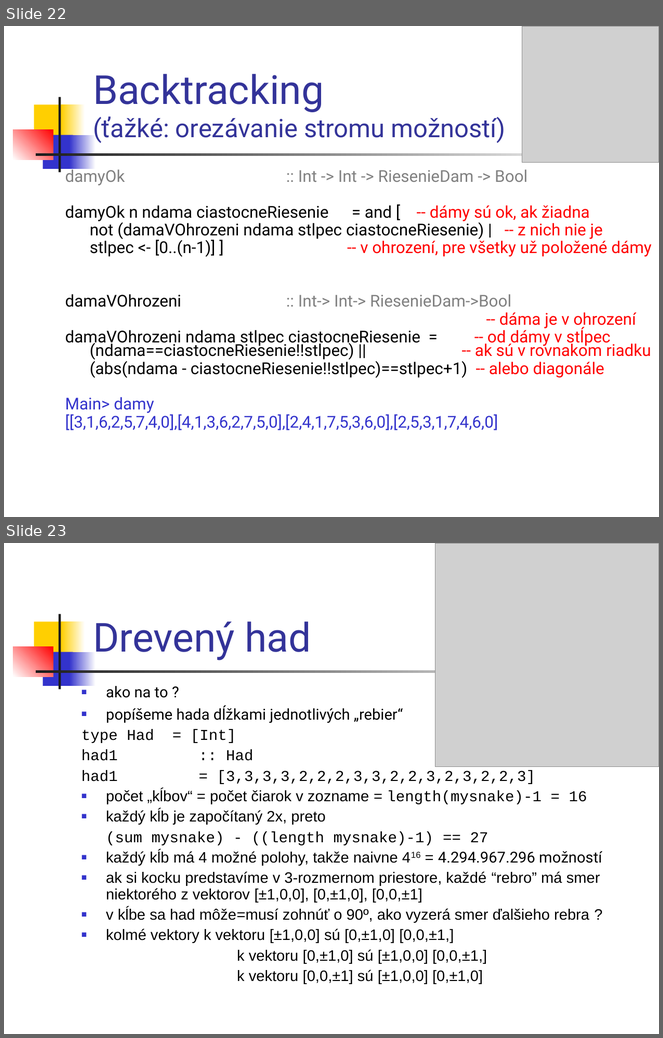
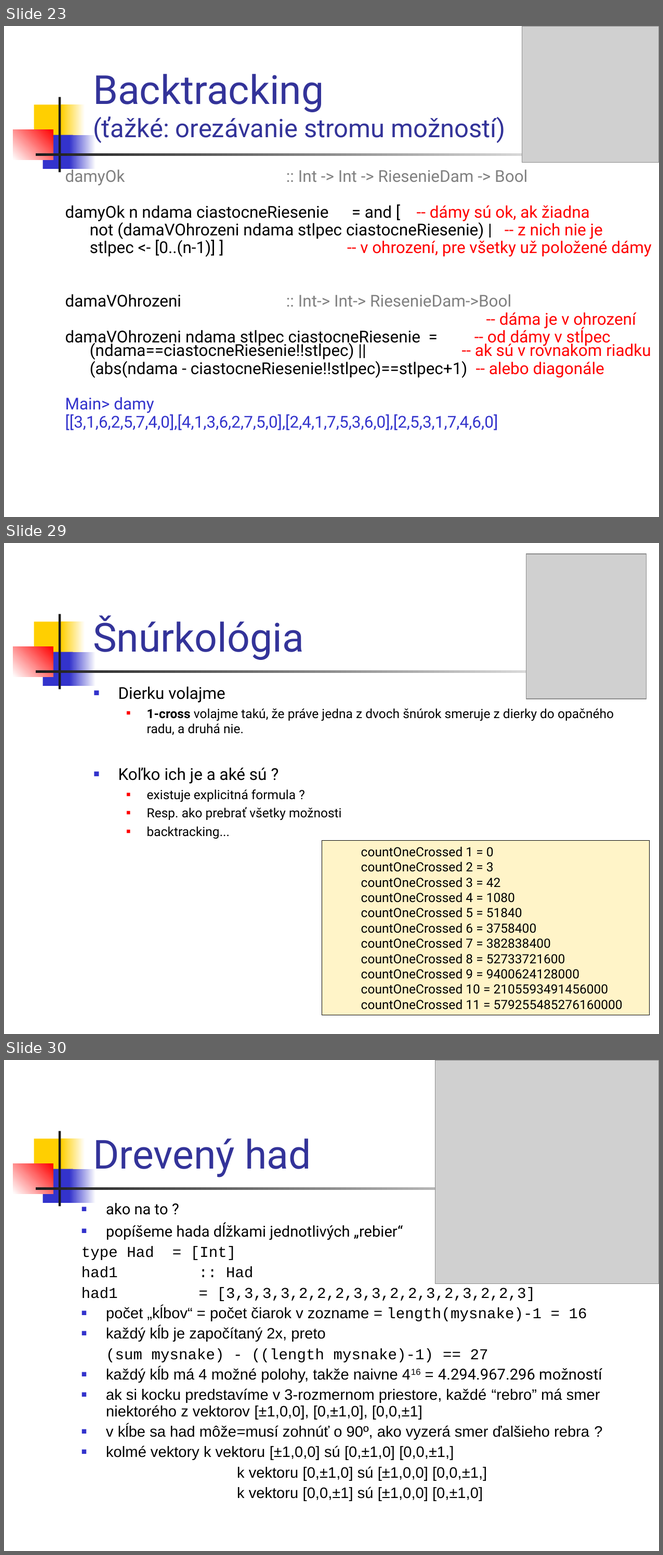
Before and after one commit to paradigmy/Prednasky, a slide deck: 08/funkcionalne3.ppt. Shown one above the other, each under a label of ours: slides 22 and 23 before the commit, slides 23, 29 and 30 after it; the slides between them are not shown. The pictures are 663x1038 and 663x1555 pixels, drawn with LibreOffice and Linux fonts; fonts in the diff are those of the drawing; grey boxes stand for pictures. Boxes give left, top, right and bottom in pixels: in the first picture for what was removed or moved away, otherwise in the second. Text is boxed around its words. In the diff, an @@ line names an element or a change of style, - is before the commit and + after.

```diff
--- a/08/funkcionalne3.ppt
+++ b/08/funkcionalne3.ppt
@@ slide 29 added at (4, 543, 659, 1034), background #FFFFFF; not listed: 7 template elements that a slide beside it also shows @@
@@ picture added at (526, 554, 646, 699) @@
@@ title added at (93, 615, 304, 660), 44 pt, text #333399 @@
+Šnúrkológia
@@ text added at (118, 687, 614, 839), 14 pt, text #000000 @@
+■ Dierku volajme
+  ■ 1-cross volajme takú, že práve jedna z dvoch šnúrok smeruje z dierky do opačného radu, a druhá nie.
+■ Koľko ich je a aké sú ?
+  ■ existuje explicitná formula ?
+  ■ Resp. ako prebrať všetky možnosti
+  ■ backtracking...
@@ rectangle added at (322, 840, 649, 1015), fill #FFF4C8, outline #000000 0.74 pt, 14 pt, text #000000 @@
+  countOneCrossed 1 = 0
+  countOneCrossed 2 = 3
+  countOneCrossed 3 = 42
+  countOneCrossed 4 = 1080
+  countOneCrossed 5 = 51840
+  countOneCrossed 6 = 3758400
+  countOneCrossed 7 = 382838400
+  countOneCrossed 8 = 52733721600
+  countOneCrossed 9 = 9400624128000
+  countOneCrossed 10 = 2105593491456000
+  countOneCrossed 11 = 579255485276160000
@@ what was slide 22 is now slide 23 @@
@@ what was slide 23 is now slide 30 @@
```
Also in this commit, not shown: 3 slides changed, 7 other slides added, 1 other file.
